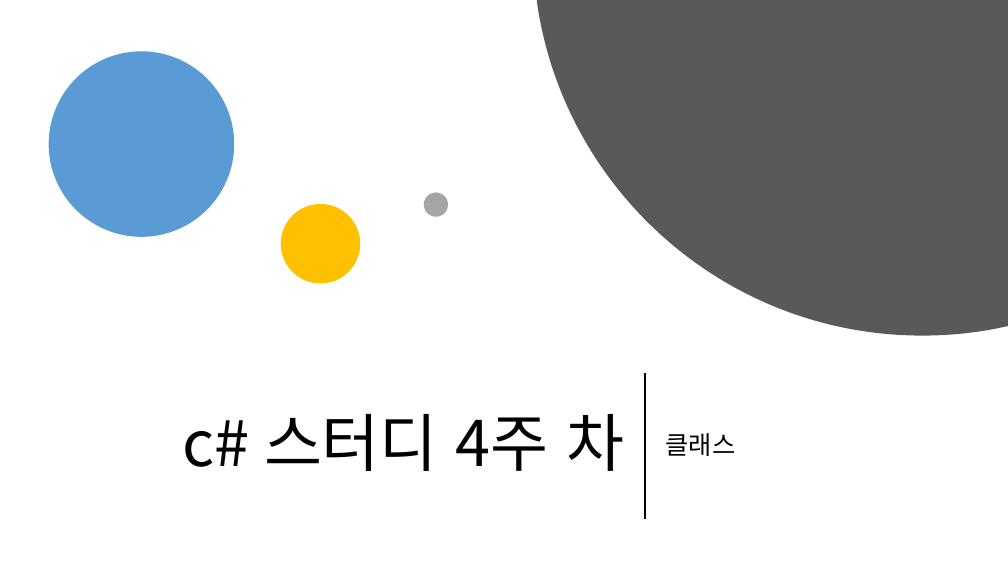
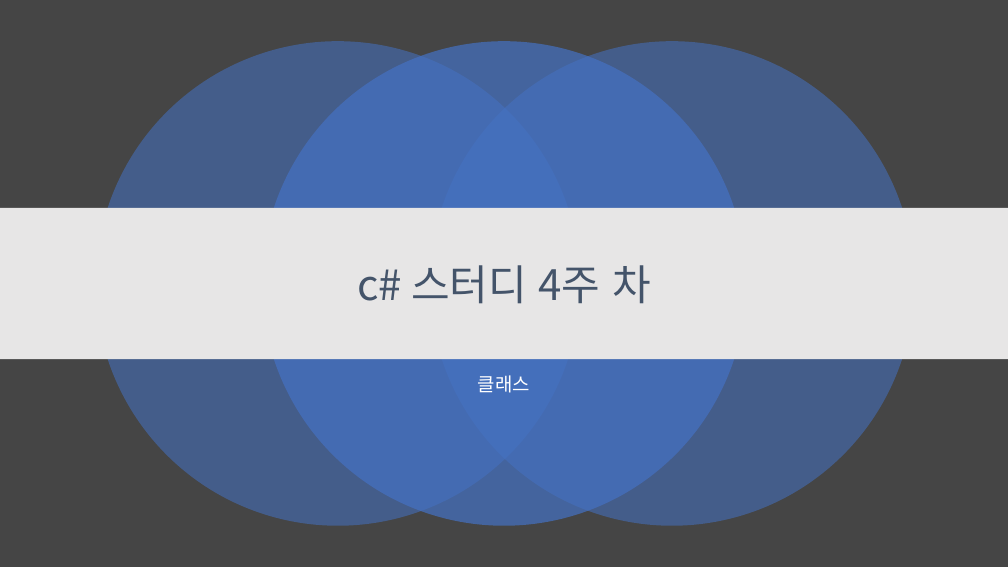
Before and after one commit to kjh99660/Study_powerpoint, a slide deck: slide 1 of c# 스터디 4주 차.pptx. Drawn at 1008x567 pixels with LibreOffice and Linux fonts; fonts in the diff are those of the drawing. Boxes give left, top, right and bottom in pixels: in the first picture for what was removed or moved away, otherwise in the second. Text is boxed around its words. In the diff, an @@ line names an element or a change of style, - is before the commit and + after.

```diff
--- a/c# 스터디 4주 차.pptx
+++ b/c# 스터디 4주 차.pptx
@@ background #FFFFFF to #454545 @@
@@ freeform shape removed at box(537, 0, 1008, 336) @@
@@ ellipse removed at box(48, 51, 234, 237) @@
@@ ellipse added at box(95, 42, 580, 526), fill #4472C4 at 55% opacity @@
@@ ellipse added at box(262, 42, 746, 526), fill #4472C4 at 70% opacity @@
@@ ellipse added at box(430, 42, 914, 526), fill #4472C4 at 55% opacity @@
@@ rectangle added at box(0, 208, 1008, 359), fill #E7E6E6 @@
@@ ellipse removed at box(281, 204, 360, 284) @@
@@ ellipse removed at box(424, 193, 448, 217) @@
@@ title "c# 스터디 4주 차": place and size @@
-title "c# 스터디 4주 차" at box(183, 414, 624, 471)
+title "c# 스터디 4주 차" at box(357, 265, 651, 304)
@@ title "c# 스터디 4주 차" at box(357, 265, 651, 304): size 60 to 40 pt, text colour #000000 to #44546A; alignment right to centre @@
@@ subtitle "클래스": place and size @@
-subtitle "클래스" at box(666, 433, 736, 456)
+subtitle "클래스" at box(478, 375, 530, 393)
@@ subtitle "클래스" at box(478, 375, 530, 393): size 24 to 18 pt, text colour #000000 to #FFFFFF; alignment left to centre; vertical alignment middle to top @@
@@ line removed from (645, 374) to (645, 518) @@
```
Also in this commit, not shown: 1 other slide changed, 7 other files.
